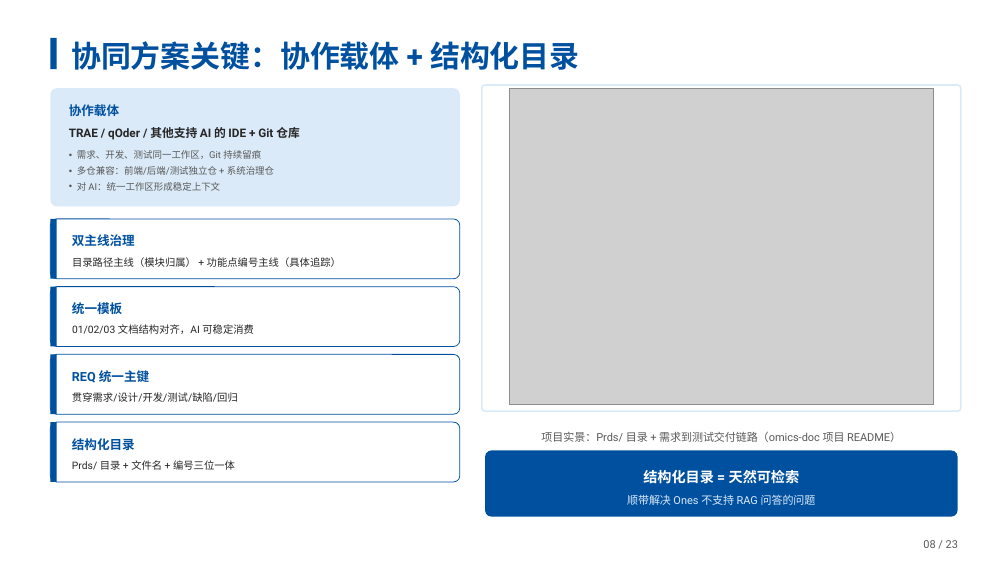
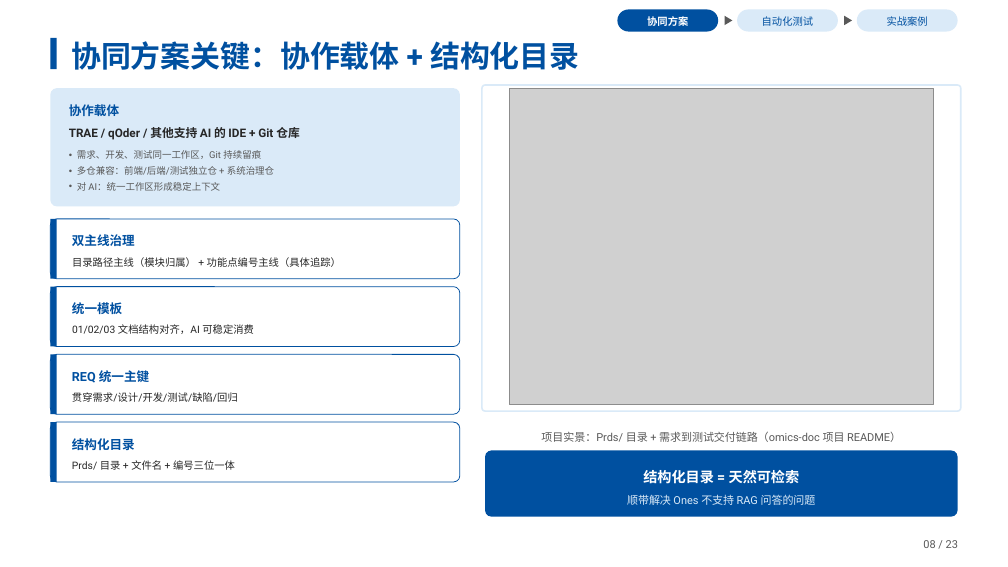
Before and after one commit to songsunny00/AIauto, a slide deck: slide 9 of docs/宋焕莲-AI赋能：需求开发到自动化测试.pptx. Drawn at 1008x567 pixels with LibreOffice and Linux fonts; fonts in the diff are those of the drawing; grey boxes stand for pictures. Boxes give left, top, right and bottom in pixels: in the first picture for what was removed or moved away, otherwise in the second. Text is boxed around its words. In the diff, an @@ line names an element or a change of style, - is before the commit and + after.

```diff
--- a/docs/宋焕莲-AI赋能：需求开发到自动化测试.pptx
+++ b/docs/宋焕莲-AI赋能：需求开发到自动化测试.pptx
@@ group added at (618,9,957,31): 3 rounded rectangles, 3 texts, 2 freeform shapes @@
+协同方案
+自动化测试
+实战案例
```
Also in this commit, not shown: 13 other slides changed, 1 slide added.
